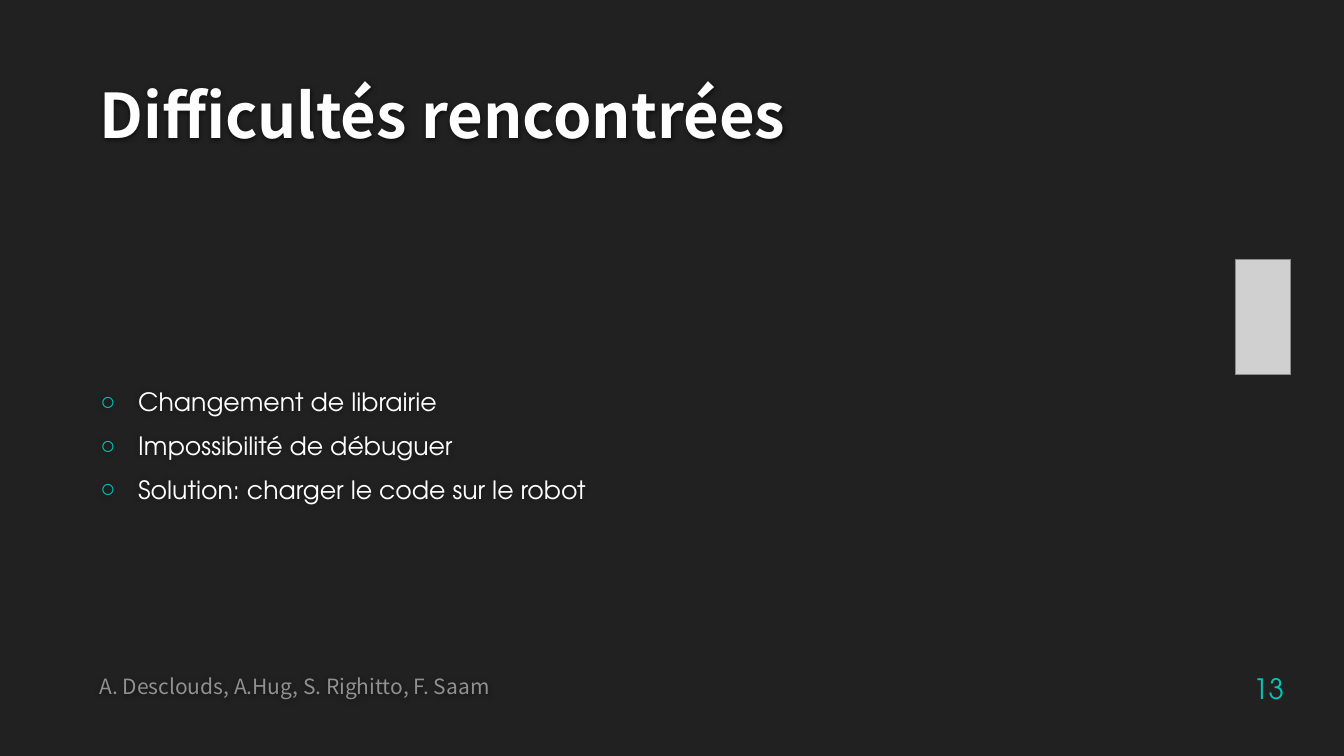
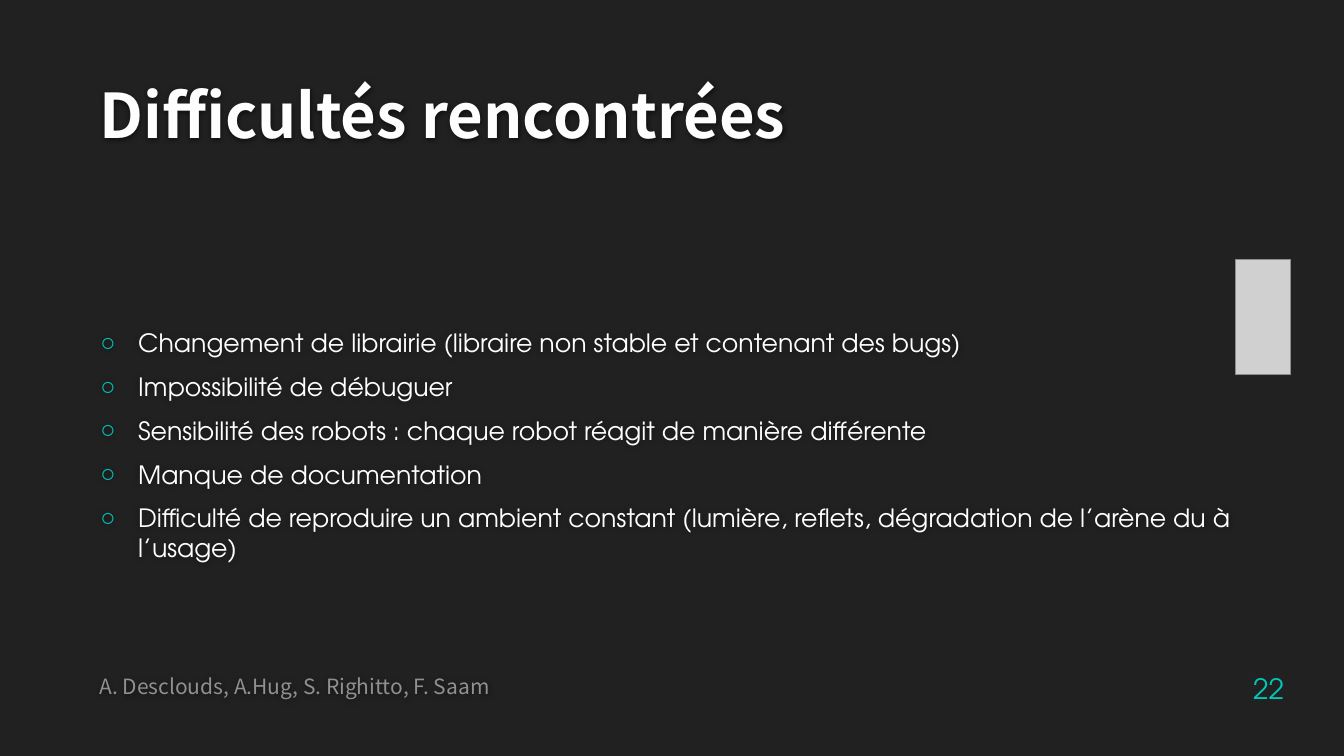
Before and after one commit to SimoneRighitto/SFT15_Elisa, a slide deck: slide 22 of Elisa-3_presentation.pptx (slide 13 before the commit). Drawn at 1344x756 pixels with LibreOffice and Linux fonts; fonts in the diff are those of the drawing; grey boxes stand for pictures; background and template pictures are left out. Boxes give left, top, right and bottom in pixels: in the first picture for what was removed or moved away, otherwise in the second. Text is boxed around its words. In the diff, an @@ line names an element or a change of style, - is before the commit and + after.

Commit message:
modified Presentation

```diff
--- a/Elisa-3_presentation.pptx
+++ b/Elisa-3_presentation.pptx
@@ text at <box>138,333,960,358</box>: text changed @@
-○ Changement de librairie
+○ Changement de librairie (libraire non stable et contenant des bugs)
@@ text at <box>138,421,1230,563</box>: text changed @@
-○ Solution: charger le code sur le robot
+○ Sensibilité des robots : chaque robot réagit de manière différente
+○ Manque de documentation
+○ Difficulté de reproduire un ambient constant (lumière, reflets, dégradation de l’arène du à l’usage)
@@ page number at <box>1253,678,1284,699</box>: text changed @@
-13
+22
```
Also in this commit, not shown: 6 other slides changed, 9 slides added, 1 other file.
